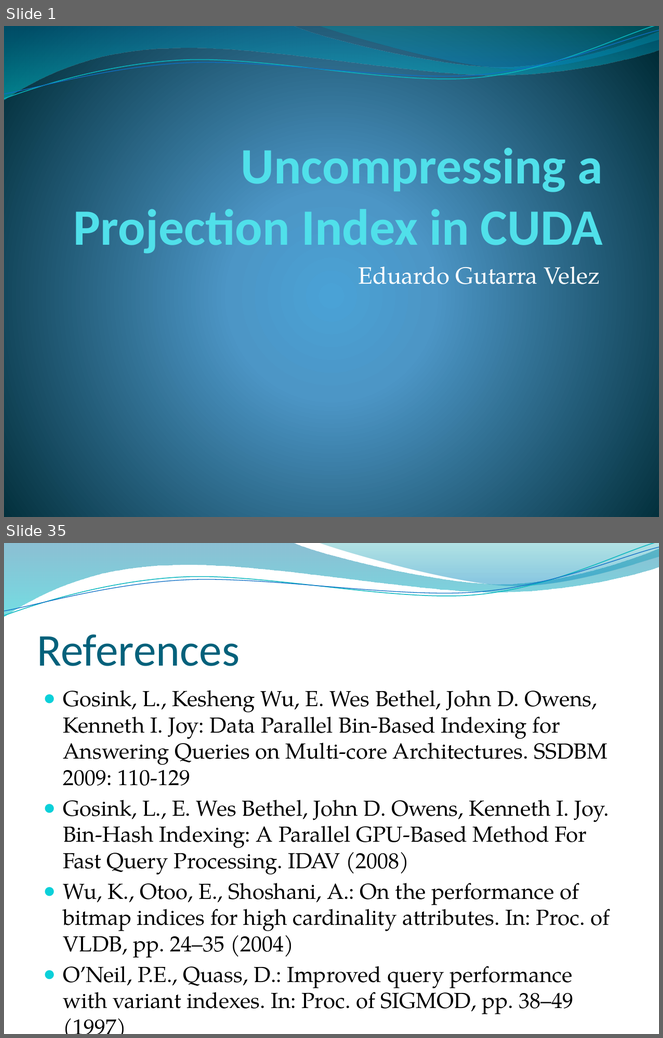
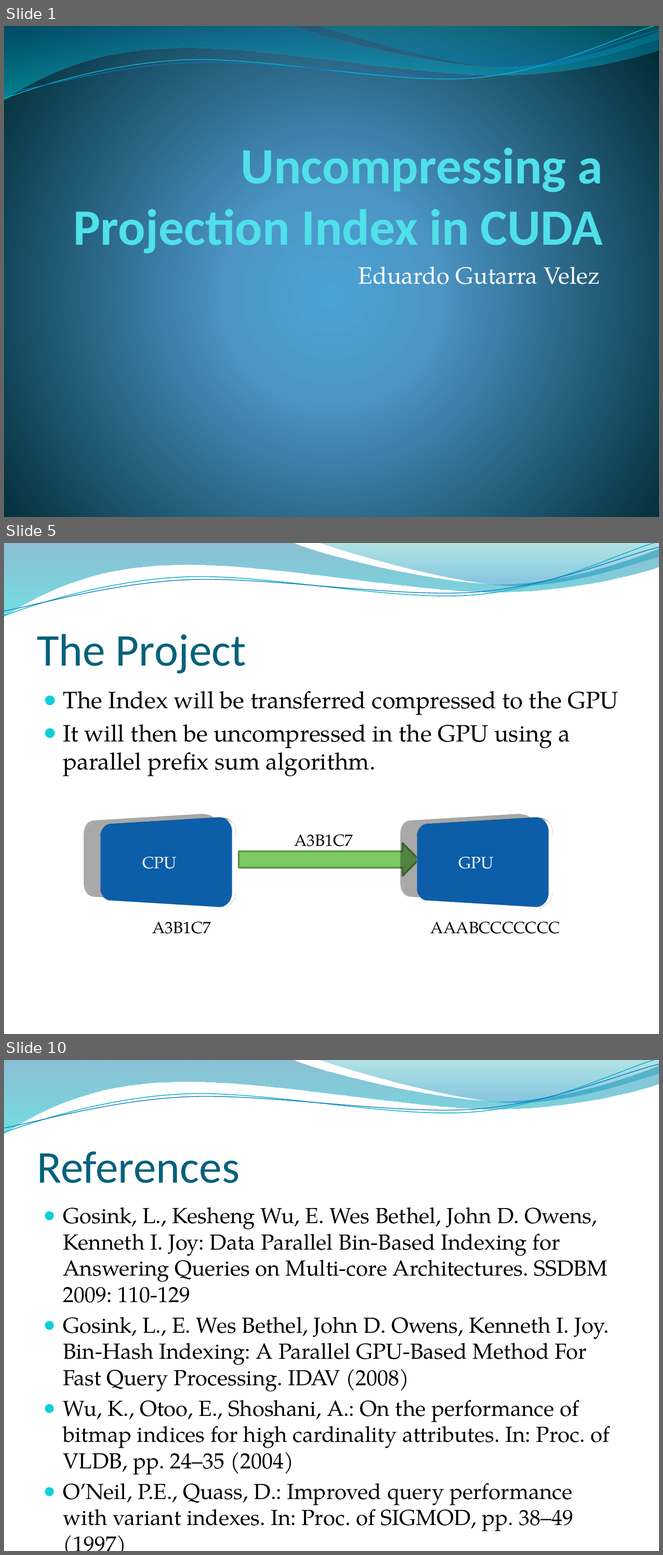
Before and after one commit to edvelezg/unb-pdp2, a slide deck: Project/InterimPresentation.pptx. Shown one above the other, each under a label of ours: slides 1 and 35 before the commit, slides 1, 5 and 10 after it; the slides between them are not shown. The pictures are 663x1038 and 663x1555 pixels, drawn with LibreOffice and Linux fonts; fonts in the diff are those of the drawing; background and template pictures are left out. Boxes give left, top, right and bottom in pixels: in the first picture for what was removed or moved away, otherwise in the second. Text is boxed around its words. In the diff, an @@ line names an element or a change of style, - is before the commit and + after.

```diff
--- a/Project/InterimPresentation.pptx
+++ b/Project/InterimPresentation.pptx
@@ slide 5 added at (4,543,659,1034), background picture (left out); not listed: 4 template elements that a slide beside it also shows @@
@@ title added at (37,634,246,674), 50 pt, text #04617B @@
+The Project
@@ text added at (63,691,619,776), 26 pt, text #000000 @@
+● The Index will be transferred compressed to the GPU
+● It will then be uncompressed in the GPU using a parallel prefix sum algorithm.
@@ group added at (80,822,560,934): 3 texts, 2 rounded rectangles, 1 down arrow @@
+CPU
+GPU
+  A3B1C7
+  A3B1C7
+  AAABCCCCCCC
@@ what was slide 35 is now slide 10 @@
```
Also in this commit, not shown: 4 slides changed, 3 other slides added, 29 slides removed, 2 other files.
